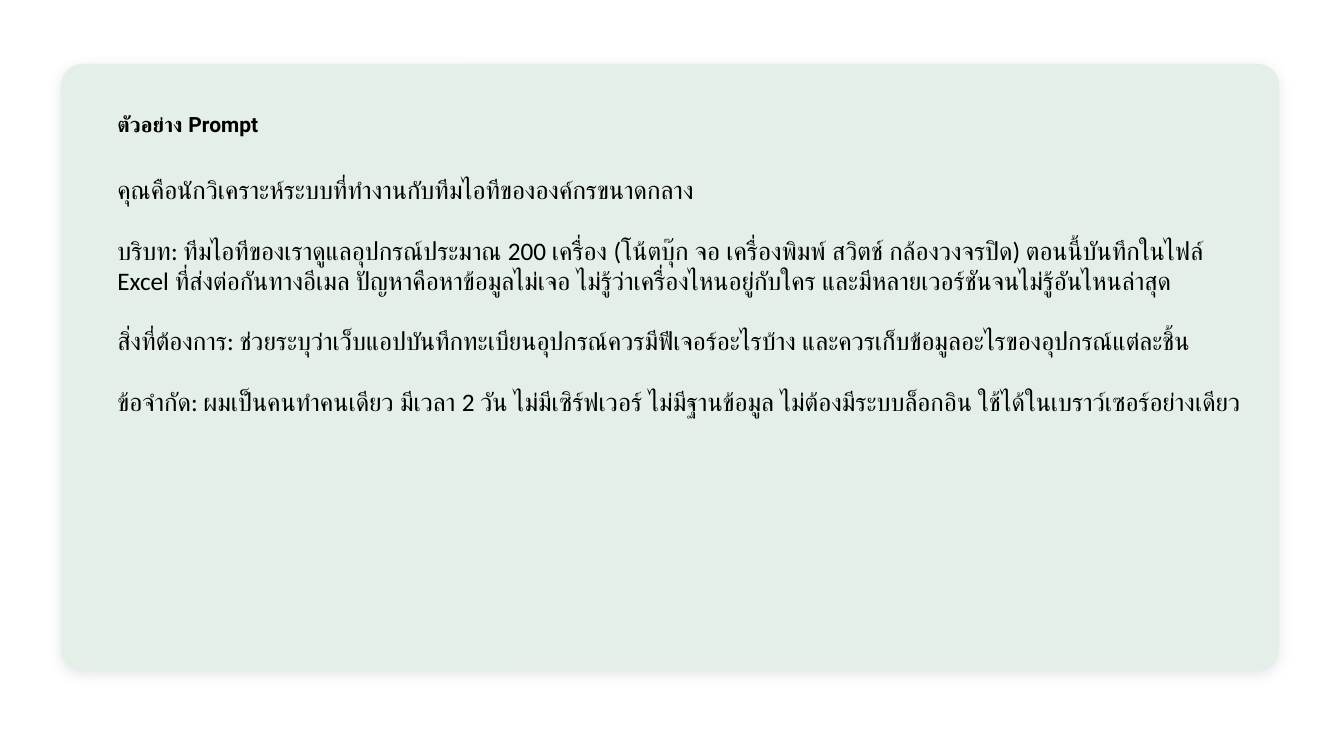
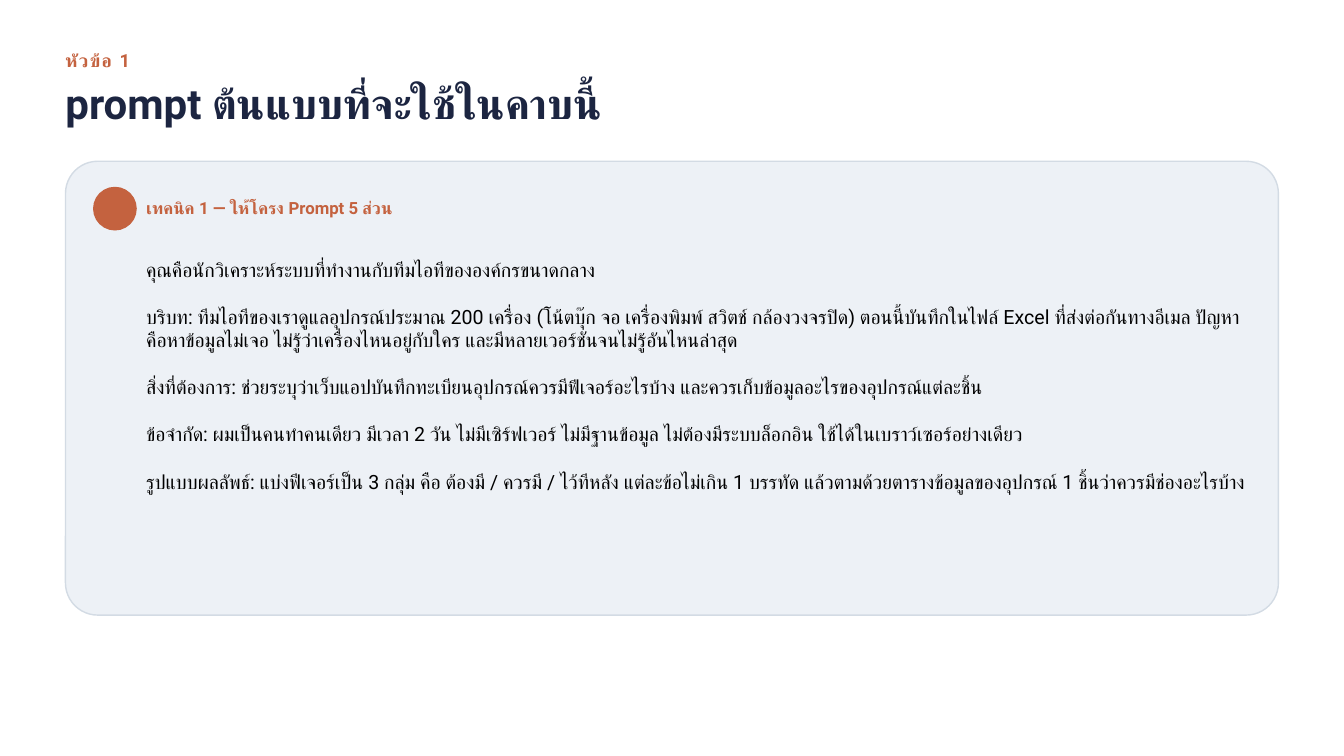
Before and after one commit to turboadd/IT_Asset_Tracker, a slide deck: slide 9 of train doc/สไลด์ประกอบการสอน-Claude-Git-GitHub.pptx (slide 10 before the commit). Drawn at 1344x756 pixels with LibreOffice and Linux fonts; fonts in the diff are those of the drawing; background and template pictures are left out. Boxes give left, top, right and bottom in pixels: in the first picture for what was removed or moved away, otherwise in the second. Text is boxed around its words. In the diff, an @@ line names an element or a change of style, - is before the commit and + after.

```diff
--- a/train doc/สไลด์ประกอบการสอน-Claude-Git-GitHub.pptx
+++ b/train doc/สไลด์ประกอบการสอน-Claude-Git-GitHub.pptx
@@ text added at [65, 53, 130, 68], 13 pt, text #C4623F, bold @@
+หัวข้อ 1
@@ text added at [65, 87, 594, 128], 30 pt, text #1C2541, bold @@
+prompt ต้นแบบที่จะใช้ในคาบนี้
@@ text removed at [117, 115, 258, 137] @@
-ตัวอย่าง Prompt
@@ rounded rectangle: place and size @@
-rounded rectangle at [62, 65, 1278, 670]
+rounded rectangle at [66, 161, 1278, 615]
@@ rounded rectangle at [66, 161, 1278, 615]: fill #E4EFE8 to #EDF1F6; outline #E4EFE8 1 pt to #D3DBE4 1 pt; shadow off; proportions changed @@
@@ ellipse added at [94, 188, 136, 230], fill #C4623F, outline #C4623F 1 pt @@
@@ text added at [146, 201, 392, 218], 12 pt, text #C4623F, bold @@
+เทคนิค 1 — ให้โครง Prompt 5 ส่วน
@@ text at [146, 262, 1200, 353]: text changed; size 18 to 14 pt; font Calibri to Roboto @@
-คุณคือนักวิเคราะห์ระบบที่ทำงานกับทีมไอทีขององค์กรขนาดกลาง
-บริบท: ทีมไอทีของเราดูแลอุปกรณ์ประมาณ 200 เครื่อง (โน้ตบุ๊ก จอ เครื่องพิมพ์ สวิตช์ กล้องวงจรปิด) ตอนนี้บันทึกในไฟล์ Excel ที่ส่งต่อกันทางอีเมล ปัญหาคือหาข้อมูลไม่เจอ ไม่รู้ว่าเครื่องไหนอยู่กับใคร และมีหลายเวอร์ชันจนไม่รู้อันไหนล่าสุด
+คุณคือนักวิเคราะห์ระบบที่ทำงานกับทีมไอทีขององค์กรขนาดกลาง
+บริบท: ทีมไอทีของเราดูแลอุปกรณ์ประมาณ 200 เครื่อง (โน้ตบุ๊ก จอ เครื่องพิมพ์ สวิตช์ กล้องวงจรปิด) ตอนนี้บันทึกในไฟล์ Excel ที่ส่งต่อกันทางอีเมล ปัญหาคือหาข้อมูลไม่เจอ ไม่รู้ว่าเครื่องไหนอยู่กับใคร และมีหลายเวอร์ชันจนไม่รู้อันไหนล่าสุด
@@ text "คุณคือนักวิเคราะห์ระบบที่ทำงานกับทีมไอทีขององค์กรขนาดกลาง บร ...": place and size @@
-text "คุณคือนักวิเคราะห์ระบบที่ทำงานกับทีมไอทีขององค์กรขนาดกลาง บร ..." at [117, 180, 1240, 418]
+text "คุณคือนักวิเคราะห์ระบบที่ทำงานกับทีมไอทีขององค์กรขนาดกลาง บร ..." at [146, 262, 1244, 495]
@@ text at [146, 379, 1022, 447]: size 18 to 14 pt, font Calibri to Roboto in "สิ่งที่ต้องการ: ช่วยระบุว่าเว็บแอปบันทึกทะเบียนอุปกรณ์ควรมีฟ ...", "ข้อจำกัด: ผมเป็นคนทำคนเดียว มีเวลา 2 วัน ไม่มีเซิร์ฟเวอร์ ไม ..." @@
@@ text at [146, 473, 1244, 495]: paragraph added @@
+รูปแบบผลลัพธ์: แบ่งฟีเจอร์เป็น 3 กลุ่ม คือ ต้องมี / ควรมี / ไว้ทีหลัง แต่ละข้อไม่เกิน 1 บรรทัด แล้วตามด้วยตารางข้อมูลของอุปกรณ์ 1 ชิ้นว่าควรมีช่องอะไรบ้าง
```
Also in this commit, not shown: 5 other slides changed, 1 slide removed.
